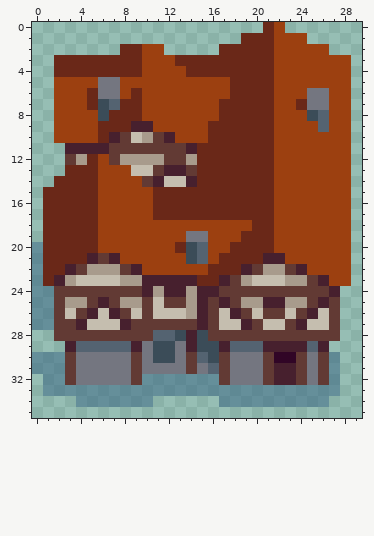
Pixel-art file -- assets_src/image/decoration/unit/building01.ase. The picture above is the old version.
30x36 pixels, 1 frame.
The same view after the edit:
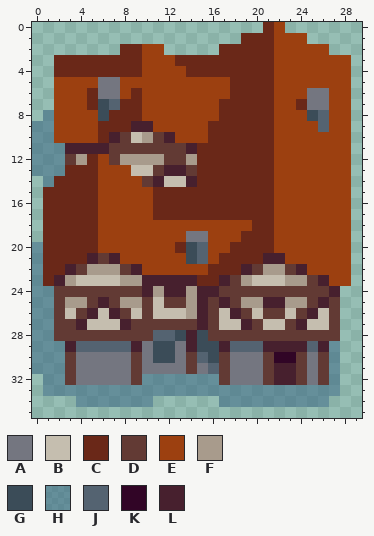
Palette (. is transparent): A #747680  B #c5beaf  C #6a2818  D #623a34  E #9c4010  F #a89b8c  G #3b4c58  H #34608080  J #546371  K #310526  L #47202e
The edit:
Changed rows in their new state; - is an unchanged pixel.
first column x 0:
 8 -H-
 9 HH-
10 HH-
11 HHH
12 HHH
13 HHH
14 -H-
first column x 0:
28 HH--------------------------
29 HHH------------------------H
Where, in picture pixels (left, top, right, bottom), the same in both pictures:
added: (32, 110, 65, 187)
added: (32, 330, 65, 352)
added: (329, 341, 340, 352)
